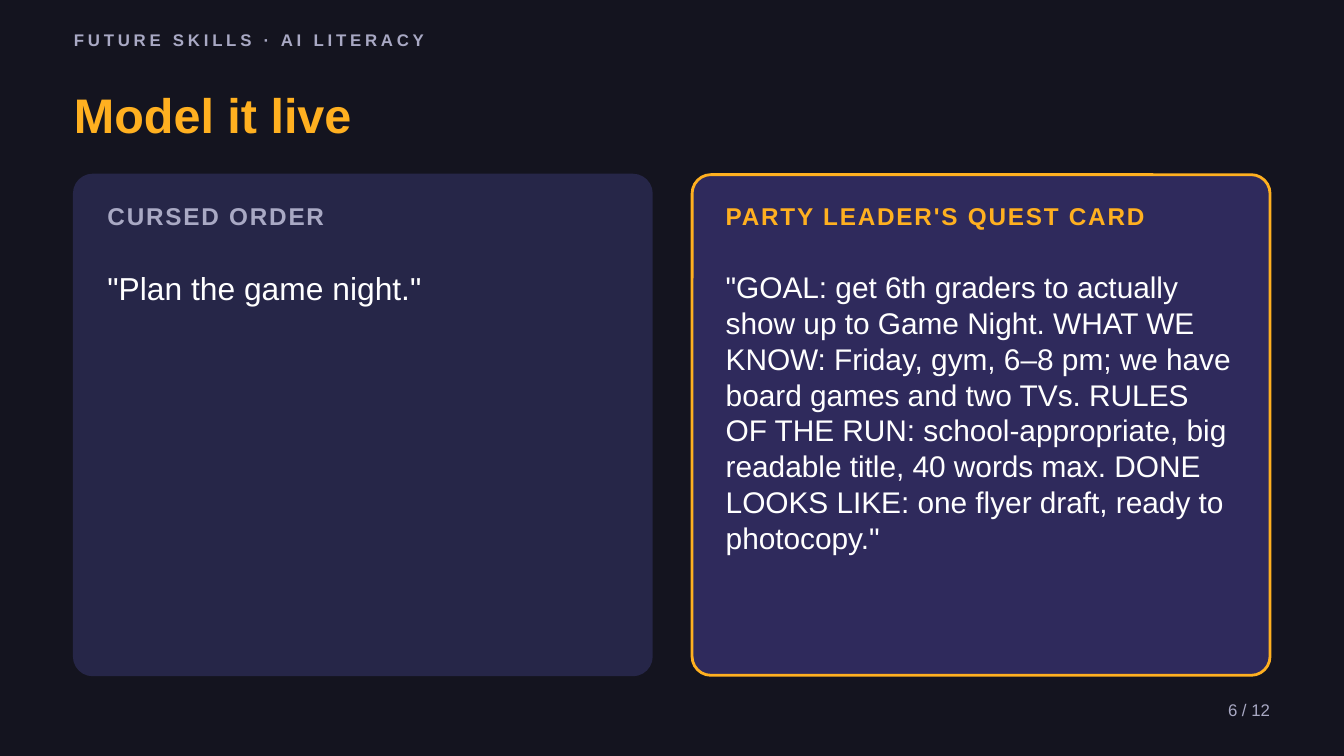
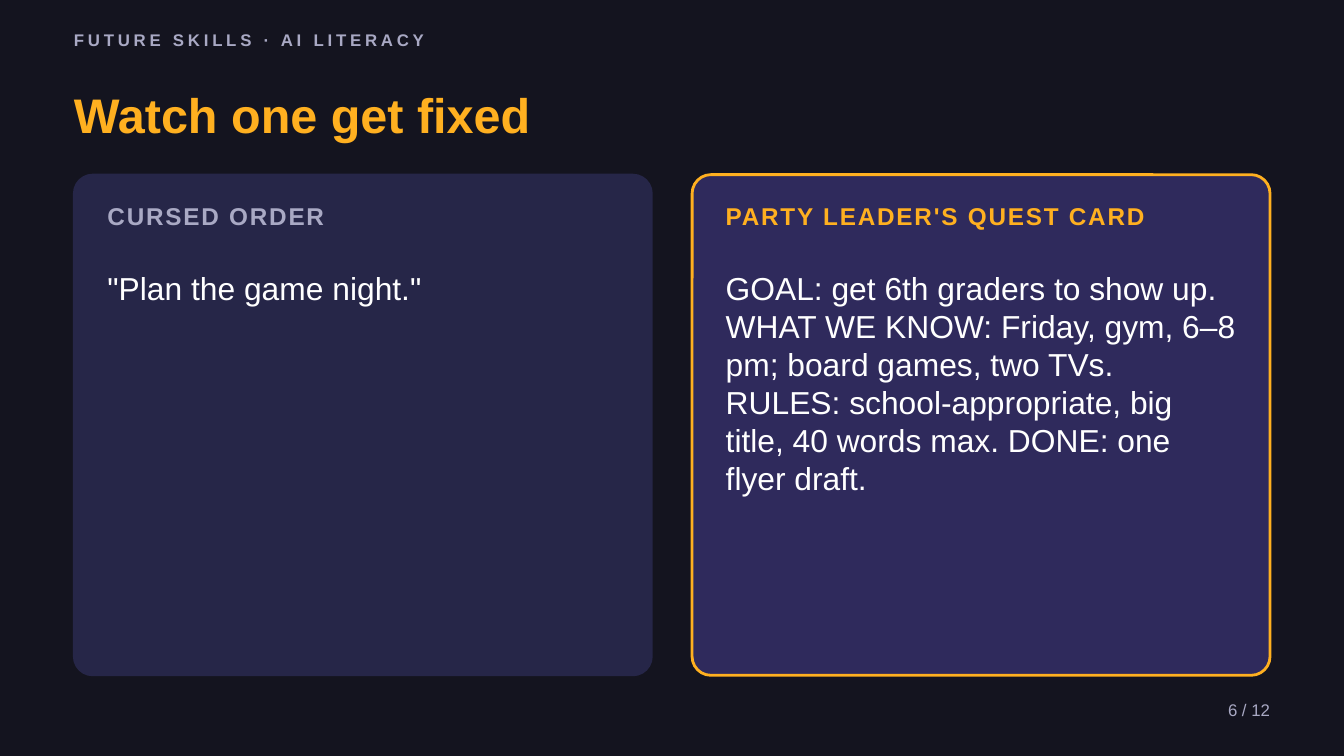
Before and after one commit to phiunit/tptphi, a slide deck: slide 6 of products/ai-agent-intern/dist/Lead Your AI Squad - Slides.pptx. Drawn at 1344x756 pixels with LibreOffice and Linux fonts; fonts in the diff are those of the drawing. Boxes give left, top, right and bottom in pixels: in the first picture for what was removed or moved away, otherwise in the second. Text is boxed around its words. In the diff, an @@ line names an element or a change of style, - is before the commit and + after.

```diff
--- a/products/ai-agent-intern/dist/Lead Your AI Squad - Slides.pptx
+++ b/products/ai-agent-intern/dist/Lead Your AI Squad - Slides.pptx
@@ text at [74,98,530,143]: text changed @@
-Model it live
+Watch one get fixed
@@ text at [726,277,1235,496]: text changed; size 16 to 17 pt @@
-"GOAL: get 6th graders to actually show up to Game Night. WHAT WE KNOW: Friday, gym, 6–8 pm; we have board games and two TVs. RULES OF THE RUN: school-appropriate, big readable title, 40 words max. DONE LOOKS LIKE: one flyer draft, ready to photocopy."
+GOAL: get 6th graders to show up. WHAT WE KNOW: Friday, gym, 6–8 pm; board games, two TVs. RULES: school-appropriate, big title, 40 words max. DONE: one flyer draft.
```
Also in this commit, not shown: 7 other slides changed, 30 other files.
